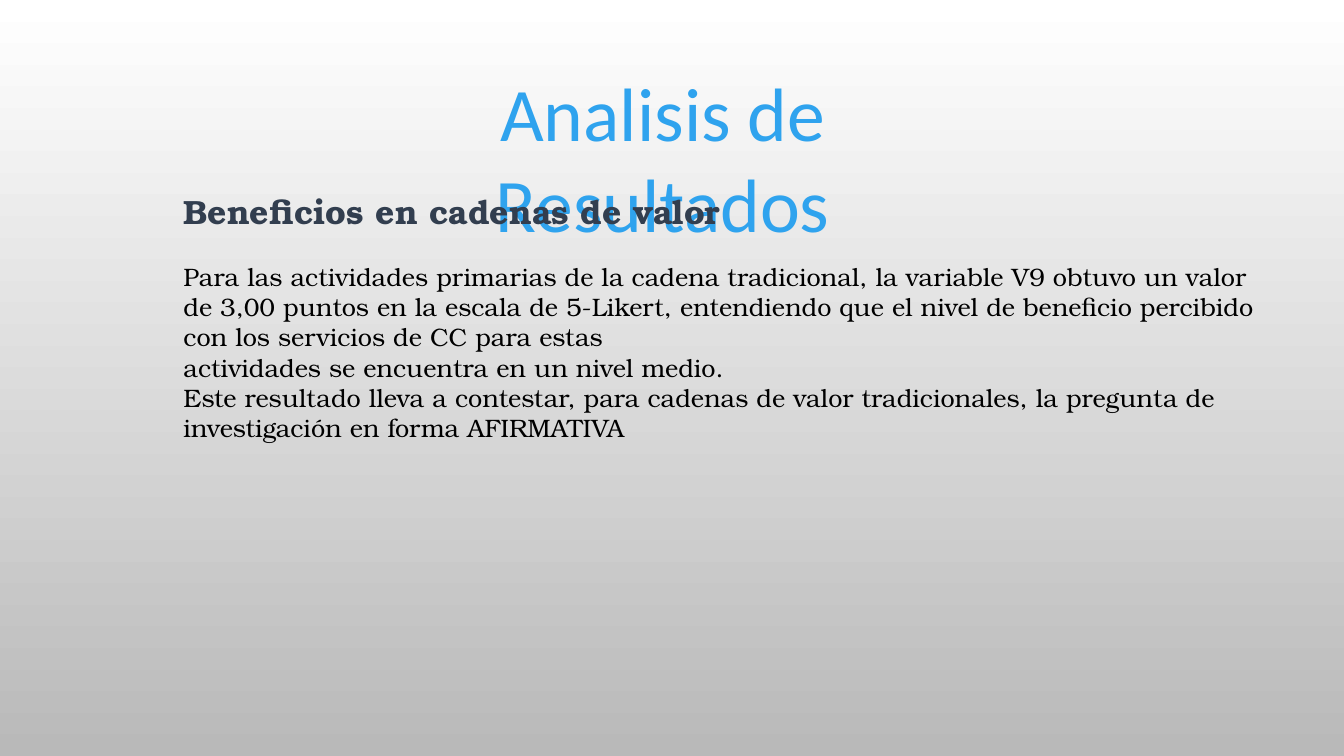
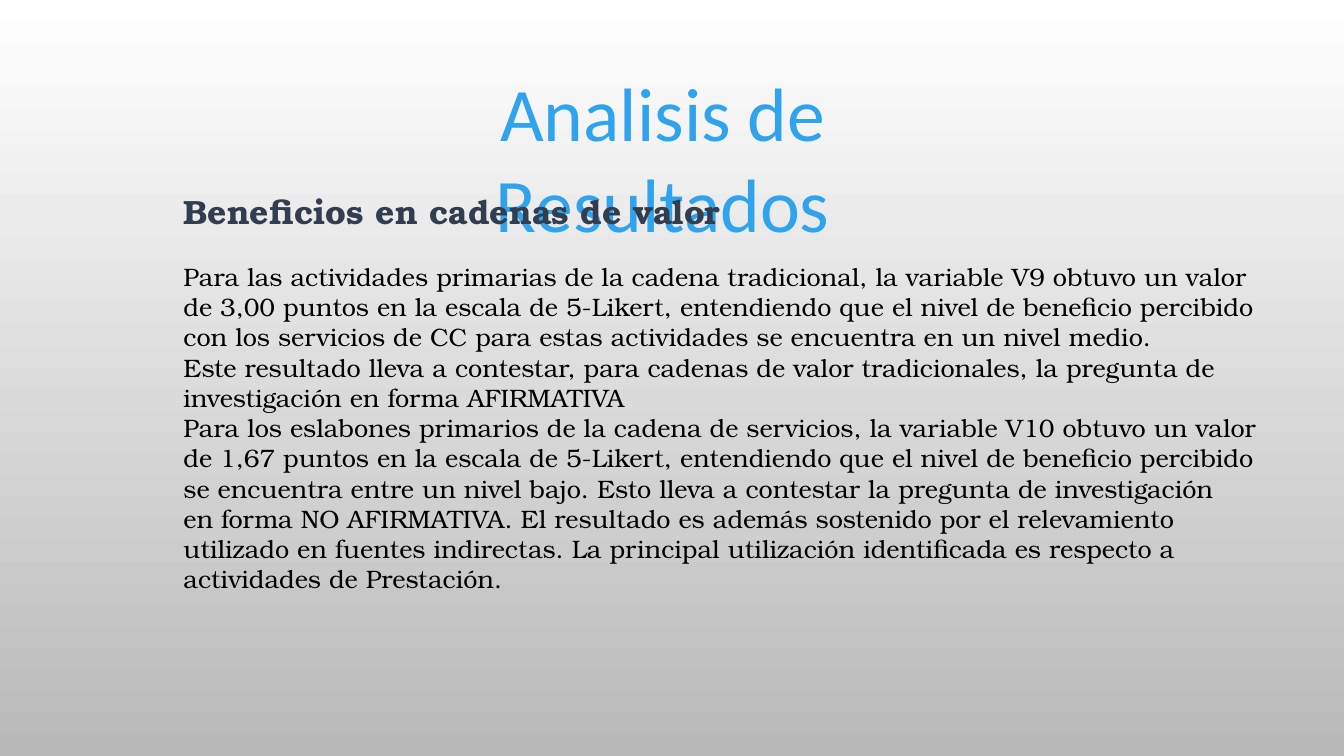
Before and after one commit to alecdiez/Tesis, a slide deck: slide 9 of ProyectoFinalGrado_SosaAdorati.pptx. Drawn at 1344x756 pixels with LibreOffice and Linux fonts; fonts in the diff are those of the drawing; background and template pictures are left out. Boxes give left, top, right and bottom in pixels: in the first picture for what was removed or moved away, otherwise in the second. Text is boxed around its words. In the diff, an @@ line names an element or a change of style, - is before the commit and + after.

Commit message:
Fin ppt

```diff
--- a/ProyectoFinalGrado_SosaAdorati.pptx
+++ b/ProyectoFinalGrado_SosaAdorati.pptx
@@ text at (x1=183, y1=268, x2=1253, y2=413): alignment left to justified @@
@@ text at (x1=183, y1=328, x2=1151, y2=352): text changed @@
-con los servicios de CC para estas
-actividades se encuentra en un nivel medio.
+con los servicios de CC para estas actividades se encuentra en un nivel medio.
@@ text at (x1=183, y1=419, x2=1256, y2=588): paragraphs added @@
+Para los eslabones primarios de la cadena de servicios, la variable V10 obtuvo un valor
+de 1,67 puntos en la escala de 5-Likert, entendiendo que el nivel de beneficio percibido
+se encuentra entre un nivel bajo. Esto lleva a contestar la pregunta de investigación
+en forma NO AFIRMATIVA. El resultado es además sostenido por el relevamiento
+utilizado en fuentes indirectas. La principal utilización identificada es respecto a
+actividades de Prestación.
```
Also in this commit, not shown: 3 slides added.
